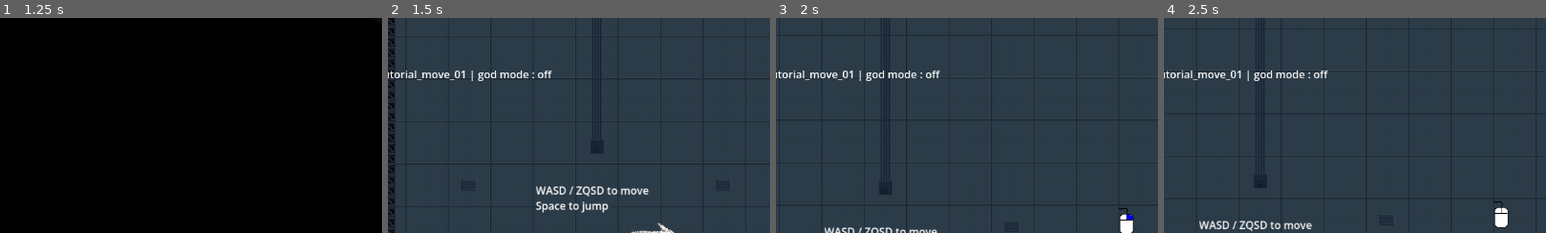
Above: before the commit, frames 1-4 (left to right).
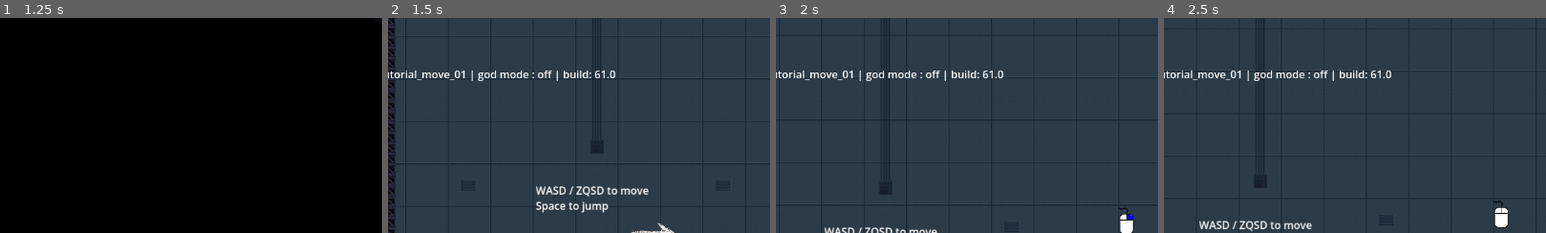
Above: after the commit, the same moments.

Repository: mgi-dev/size-them-up
Game: Godot game, scene res://scenes/levels/tutorial/intro_00.tscn
Two runs of this game, one before a commit and one after it. Both use one fixed random seed, a clock stepped at 60 frames per second and the inputs below. Sound files missing from this copy of the repository are replaced by a short silence.
Inputs (mouse positions are % of the whole screen's width and height, from its top left):
- Up to frame 1 (1.25 s): click (31, 15) at 0.5 s
- Up to frame 2 (1.5 s): tap Enter at 1.25 s; move the mouse to (72, 45) at 1.27 s; hold D (player_move_right) from 1.28 s (still down); hold Tab (change_resize_mode) from 1.28 s (still down)
- Up to frame 3 (2 s): keep holding D (player_move_right); keep holding Tab (change_resize_mode); tap Space (player_jump) at 1.52 s
- Up to frame 4 (2.5 s): tap Enter at 2 s; move the mouse to (30, 55) at 2.02 s; release D (player_move_right) at 2.03 s; release Tab (change_resize_mode) at 2.03 s; hold S (player_down) from 2.03 s (still down); click (30, 55) at 2.1 s; tap Space (player_jump) at 2.27 s
The pictures show only the part of the screen within x 18-68%, y 0-50%; the shares and areas given below are measured in that part.

Frame 1 is identical in both runs. In frame 2, 0.3% of the frame differs, in the area x 44-60%, y 24-30%; in frame 3, 0.3%; in frame 4, 0.3%.

Commit message:
Add the cheapest working CI-CD pipeline

Diff:
--- a/scenes/ui/debug_display/scene_info.gd
+++ b/scenes/ui/debug_display/scene_info.gd
@@ -4,11 +4,18 @@
 
 # Called when the node enters the scene tree for the first time.
 func _ready():
-	pass
+	info_text.text = get_tree().current_scene.name
+	info_text.text += " | god mode : "
+	info_text.text += "on" if GameState.god_mode else "off"
+	info_text.text += " | build: " + get_build_number()
 
 
 # Called every frame. 'delta' is the elapsed time since the previous frame.
 func _process(delta):
-	info_text.text = get_tree().current_scene.name
-	info_text.text += " | god mode : "
-	info_text.text += "on" if GameState.god_mode else "off"
+	pass
+
+
+func get_build_number() -> String:
+	var file = FileAccess.open("res://settings.json", FileAccess.READ)
+	var settings = JSON.parse_string(file.get_as_text())
+	return str(settings.build)
--- /dev/null
+++ b/settings.json
@@ -0,0 +1,3 @@
+{
+	"build": 61
+}
Not shown, changed: .gitignore
Not shown, added: make-release.sh
